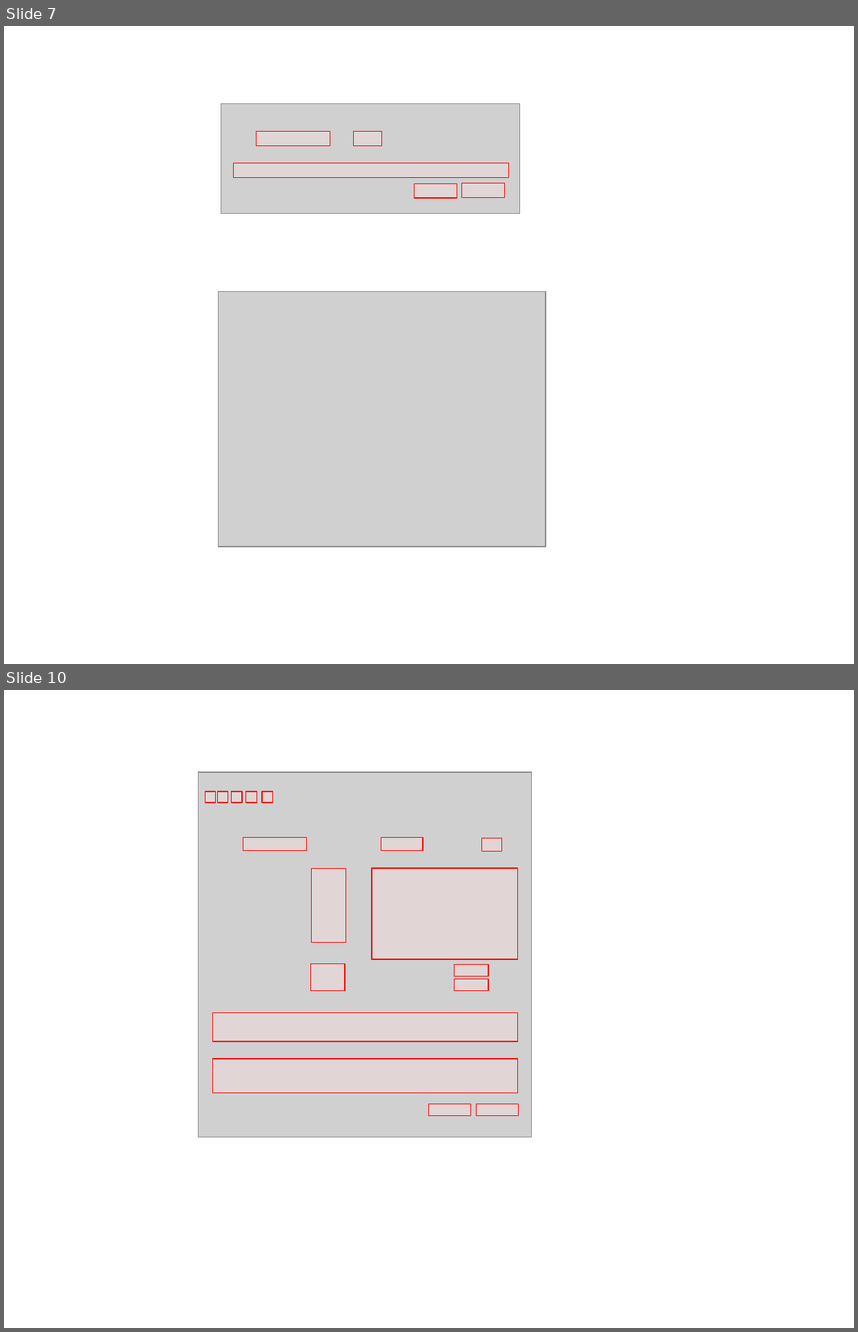
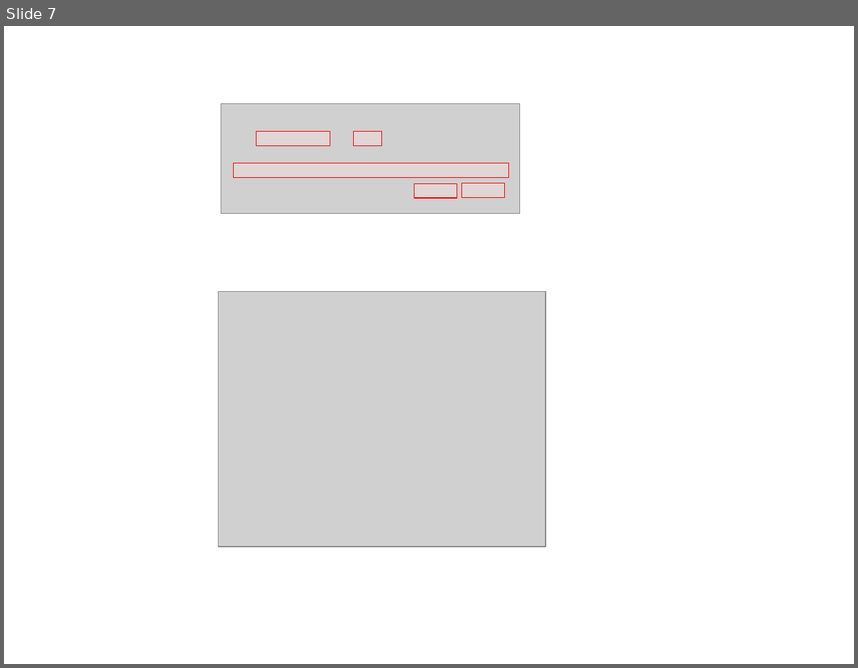
Before and after one commit to CLIMA-VECTO/vecto-sim, a slide deck: User Manual Source/material User Manual.pptx. Shown one above the other, each under a label of ours: slides 7 and 10 before the commit, slide 7 after it; the slides between them are not shown. The pictures are 858x1332 and 858x668 pixels, drawn with LibreOffice and Linux fonts; fonts in the diff are those of the drawing; grey boxes stand for pictures. Boxes give left, top, right and bottom in pixels: in the first picture for what was removed or moved away, otherwise in the second. Text is boxed around its words. In the diff, an @@ line names an element or a change of style, - is before the commit and + after.

```diff
--- a/User Manual Source/material User Manual.pptx
+++ b/User Manual Source/material User Manual.pptx
@@ slide 10 removed at [4, 690, 854, 1328], background #FFFFFF @@
@@ picture removed at [199, 773, 532, 1137] @@
@@ rectangle removed at [205, 791, 216, 802] @@
@@ rectangle removed at [217, 791, 228, 802] @@
@@ rectangle removed at [232, 791, 243, 802] @@
@@ rectangle removed at [246, 791, 257, 802] @@
@@ rectangle removed at [263, 791, 274, 802] @@
@@ rectangle removed at [243, 838, 307, 851] @@
@@ rectangle removed at [381, 838, 423, 851] @@
@@ rectangle removed at [481, 838, 502, 851] @@
@@ rectangle removed at [312, 869, 346, 943] @@
@@ rectangle removed at [372, 869, 517, 960] @@
@@ rectangle removed at [311, 964, 345, 991] @@
@@ rectangle removed at [455, 965, 488, 976] @@
@@ rectangle removed at [455, 979, 488, 991] @@
@@ rectangle removed at [213, 1012, 517, 1041] @@
@@ rectangle removed at [213, 1058, 517, 1092] @@
@@ rectangle removed at [429, 1103, 470, 1115] @@
@@ rectangle removed at [476, 1103, 518, 1115] @@
```
Also in this commit, not shown: 6 slides added, 5 other slides removed, 39 other files.
